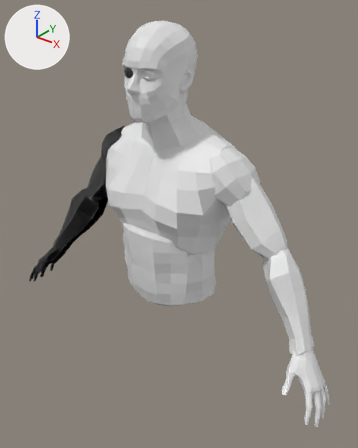
Renders of the glTF model projects/chess/assets/opponent/manlp.glb from each side of a commit.
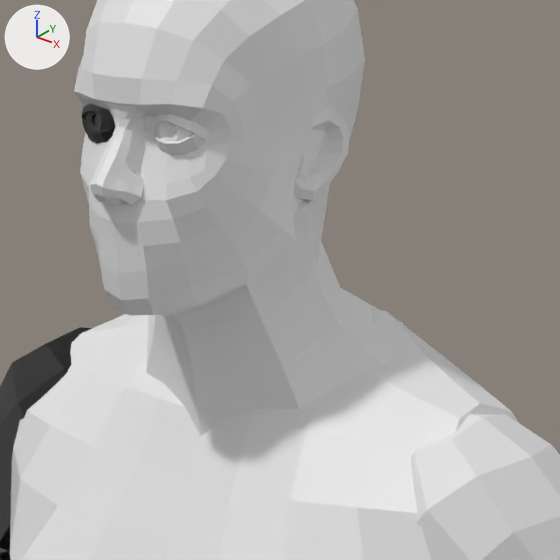
Each version appears first whole from a camera (50 mm lens) standing at (0.854, -1.02, 0.979) and looking at (0.06, -0.027, 0.363), and next in a close-up on the part from 29% to 69% of the width and 9% to 41% of the height. Arrows for +X, +Y and +Z are at upper left; the lights stay in place. The last two pictures show the newer version.

Names of what the first close-up shows: 'GEO-arm_upper_male_primitive_realistic.R.001', 'GEO-chest_male_primitive_realistic.001', 'GEO-ear_male_primitive_realistic.L.001', 'GEO-eyelid_lower_male_primitive_realistic.L.001', 'GEO-head_male_primitive_realistic.001', 'GEO-neck_male_primitive_realistic.001', 'GEO-nose_bridge_male_primitive_realistic.001', 'GEO-nose_male_primitive_realistic.001', 'GEO-shoulder_male_primitive_realistic.L.001', 'GEO-shoulder_male_primitive_realistic.R.001' and 5 more.
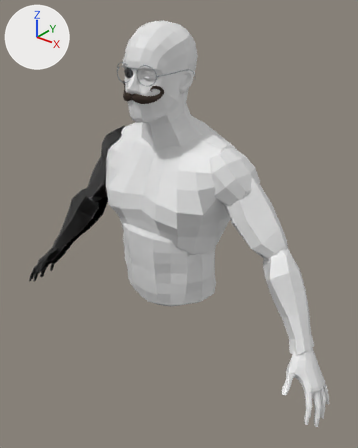
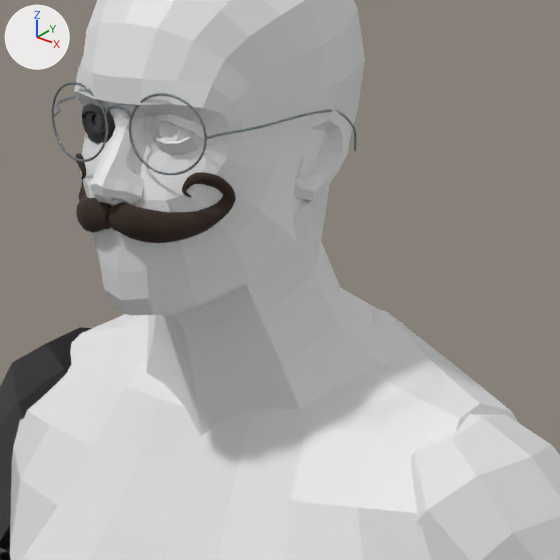
Diff of the bpy script that builds the scene:
```diff
--- a/projects/chess/assets/opponent/manlp.glb.py
+++ b/projects/chess/assets/opponent/manlp.glb.py
@@ mat_mustache_dark_brown_hair @@
+mat_mustache_dark_brown_hair = principled_material('Mustache dark brown hair')
+mat_mustache_dark_brown_hair.base_color = (0.035, 0.02, 0.012)  # brown #35271d
+mat_mustache_dark_brown_hair.roughness = 0.9
@@ mat_wire_rim_brushed_silver @@
+mat_wire_rim_brushed_silver = principled_material('Wire rim brushed silver')
+mat_wire_rim_brushed_silver.base_color = (0.23, 0.27, 0.3)  # grey #848e95
+mat_wire_rim_brushed_silver.metallic = 0.65
+mat_wire_rim_brushed_silver.roughness = 0.32
@@ me_handlebarmustachemesh_001 @@
+me_handlebarmustachemesh_001.from_pydata(...)  # 1320 vertices, 2632 faces; spans x -0.066..0.066, y -0.1409..-0.0898, z 0.715..0.7584
+me_handlebarmustachemesh_001.materials.append(mat_mustache_dark_brown_hair)  # brown #35271d
@@ me_wirerimglassesmesh_001 @@
+me_wirerimglassesmesh_001.from_pydata(...)  # 1768 vertices, 3524 faces; spans x -0.086..0.086, y -0.127..0.013, z 0.757..0.806
+me_wirerimglassesmesh_001.materials.append(mat_wire_rim_brushed_silver)  # grey #848e95
@@ ob_mustache @@
+ob_mustache = bpy.data.objects.new('mustache', me_handlebarmustachemesh_001)
+ob_mustache.location = (0.0, 0.0, 0.0)
@@ ob_geo_wire_rim_glasses @@
+ob_geo_wire_rim_glasses = bpy.data.objects.new('GEO-wire_rim_glasses', me_wirerimglassesmesh_001)
+ob_geo_wire_rim_glasses.location = (0.0, 0.0, 0.0)
```

Where the change shows, as pixel boxes [x1, y1, x2, y2] in the close-ups (560 x 560 px):
'mustache', added: after [75, 153, 236, 243]
'GEO-wire_rim_glasses', added: after [52, 82, 357, 175]
